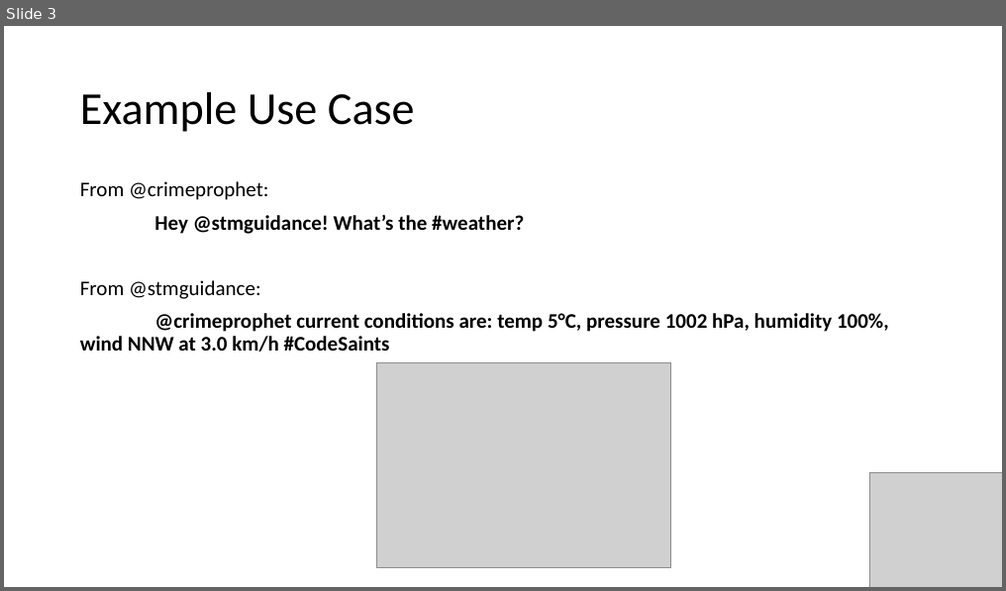
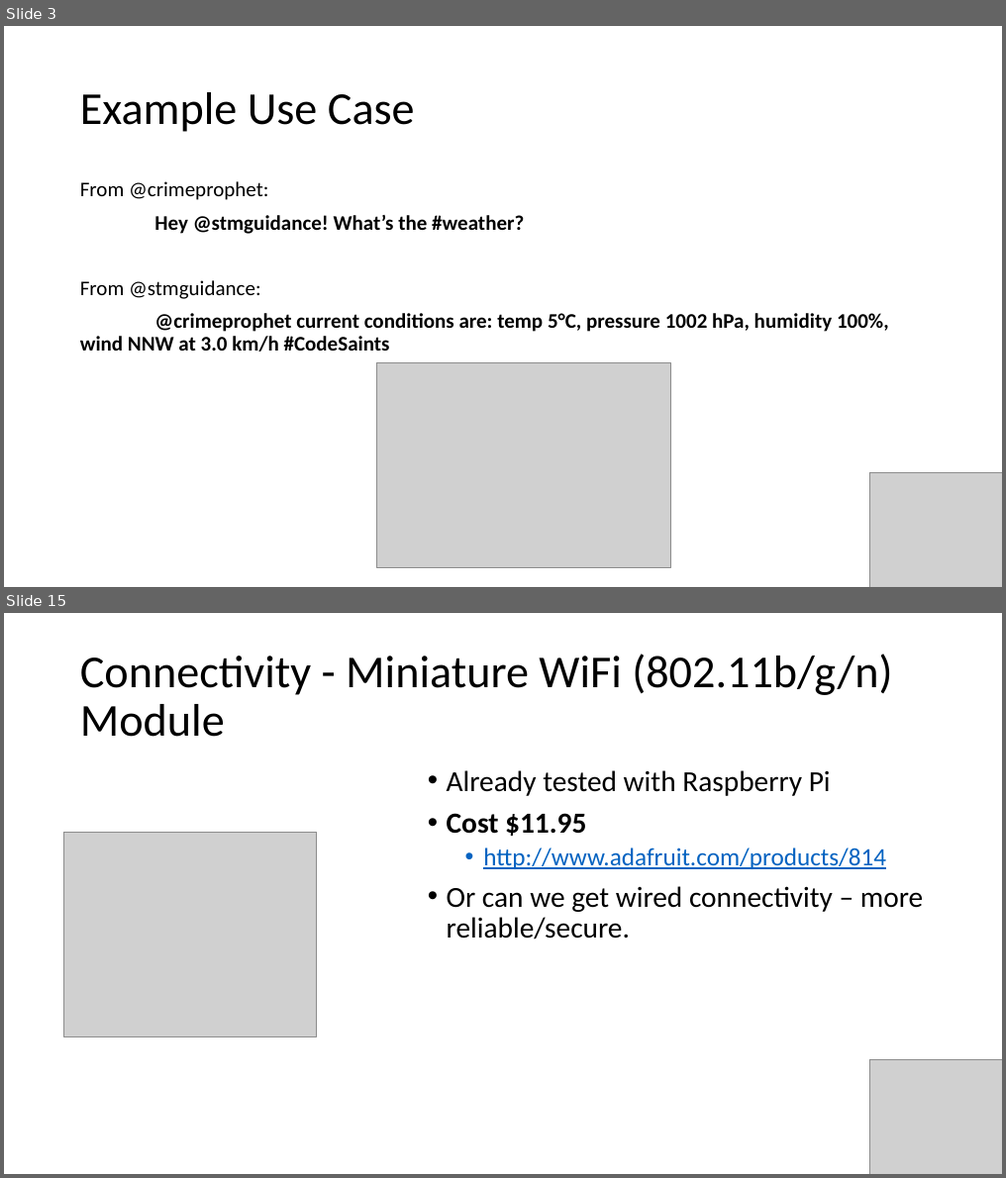
Before and after one commit to crimeprophet/CodeSaints, a slide deck: Weather Station.pptx. Shown one above the other, each under a label of ours: slide 3 before the commit, slides 3 and 15 after it; the slides between them are not shown. The pictures are 1006x591 and 1006x1178 pixels, drawn with LibreOffice and Linux fonts; fonts in the diff are those of the drawing; grey boxes stand for pictures. Boxes give left, top, right and bottom in pixels: in the first picture for what was removed or moved away, otherwise in the second. Text is boxed around its words. In the diff, an @@ line names an element or a change of style, - is before the commit and + after.

```diff
--- a/Weather Station.pptx
+++ b/Weather Station.pptx
@@ slide 15 added at [4,613,1002,1174], background #FFFFFF @@
@@ title added at [80,654,892,737], 44 pt, text #000000 @@
+Connectivity - Miniature WiFi (802.11b/g/n) Module
@@ text added at [447,770,923,940], 28 pt, text #000000 @@
+• Already tested with Raspberry Pi
+• Cost $11.95
+  • http://www.adafruit.com/products/814
+• Or can we get wired connectivity – more reliable/secure.
@@ picture added at [63,833,317,1038] @@
@@ picture added at [870,1059,1002,1174] @@
```
Also in this commit, not shown: 3 slides changed, 9 other slides added.
